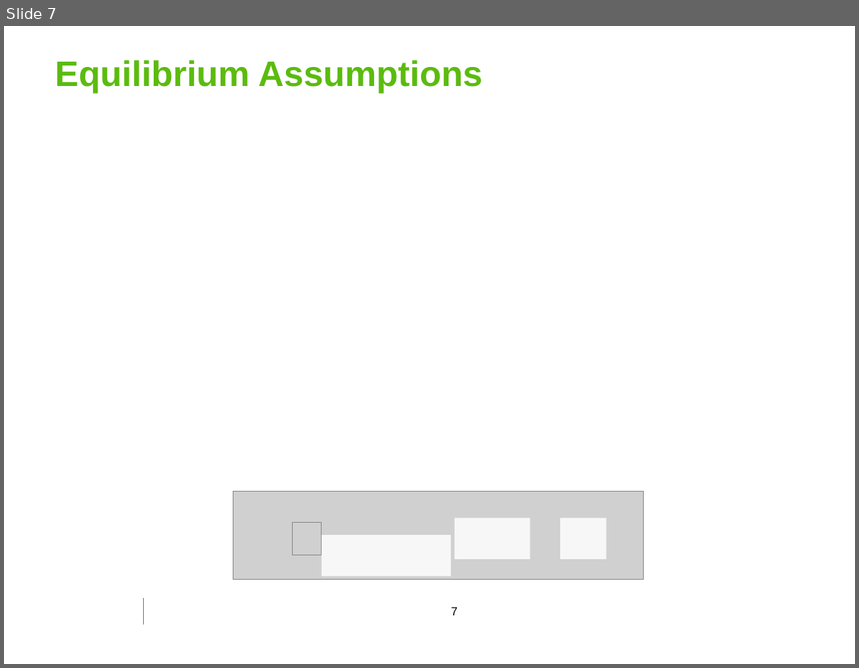
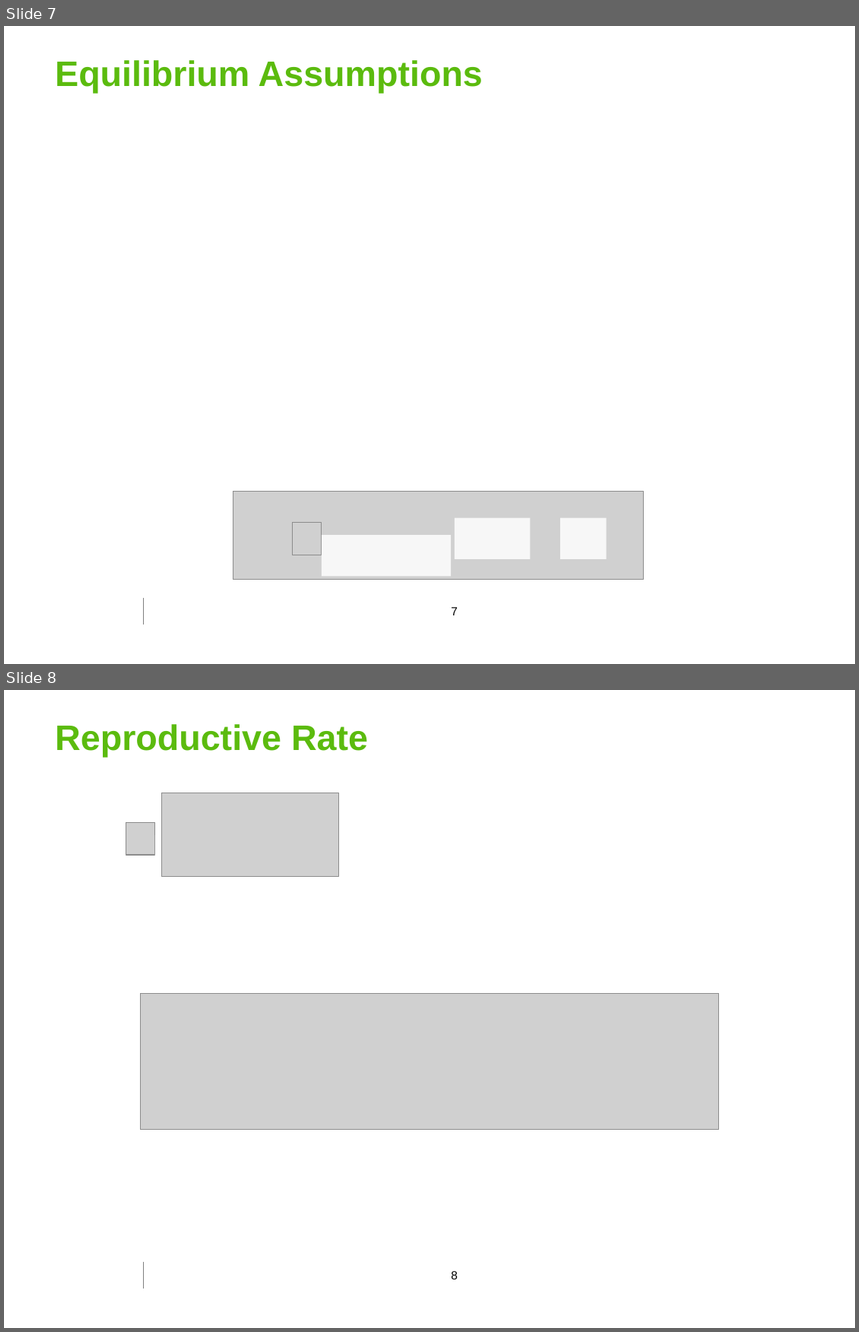
Before and after one commit to georgoff/georgoff.github.io, a slide deck: forest_malaria/MMC_presentation.pptx. Shown one above the other, each under a label of ours: slide 7 before the commit, slides 7 and 8 after it. The pictures are 859x668 and 859x1332 pixels, drawn with LibreOffice and Linux fonts; fonts in the diff are those of the drawing; grey boxes stand for pictures; background and template pictures are left out. Boxes give left, top, right and bottom in pixels: in the first picture for what was removed or moved away, otherwise in the second. Text is boxed around its words. In the diff, an @@ line names an element or a change of style, - is before the commit and + after.

```diff
--- a/forest_malaria/MMC_presentation.pptx
+++ b/forest_malaria/MMC_presentation.pptx
@@ slide 8 added at (x1=4, y1=690, x2=855, y2=1328), background #FFFFFF; not listed: 1 template element that a slide beside it also shows @@
@@ title added at (x1=55, y1=724, x2=368, y2=758), 30 pt, text #5BBB0E, bold @@
+Reproductive Rate
@@ picture added at (x1=161, y1=793, x2=338, y2=876) @@
@@ group added at (x1=126, y1=818, x2=439, y2=875): 3 rectangles, 1 picture @@
@@ picture added at (x1=140, y1=993, x2=719, y2=1129) @@
@@ page number added at (x1=451, y1=1271, x2=458, y2=1280), 10 pt, text #000000 @@
+8
```
Also in this commit, not shown: 1 slide changed, 10 other slides added, 1 other file.
